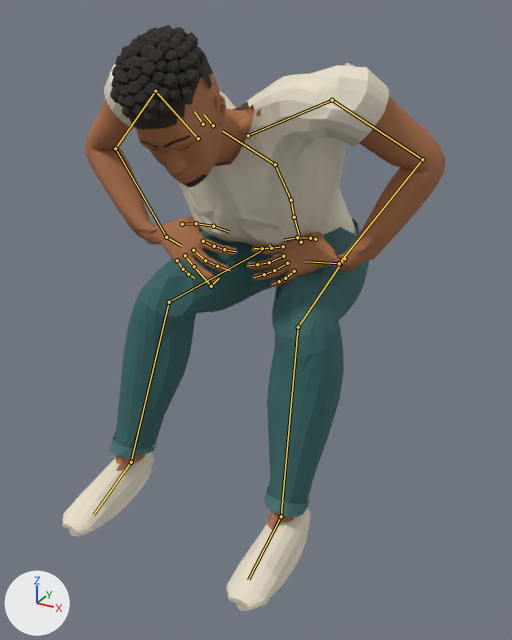
Two versions of the glTF model public/assets/reference_character.glb, one commit apart.
One viewpoint serves both versions: a camera (50 mm lens) standing at (0.763, -1.65, 1.243) and looking at (0.028, -0.315, 0.575). Every picture has the same lights, and +X, +Y and +Z are marked at lower left. The picture after the commit comes second. Both versions are drawn at frame 7 of the action 'SitExit'; the numbers are the values there. The bones that change, and the others that lie on the model, are drawn over the model as lines.

Objects in the first picture: 'Reference_Character'.
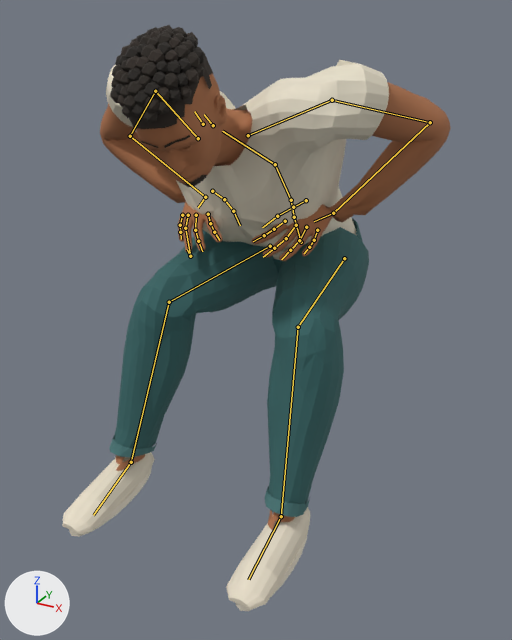
The edits, one by one:
Bone 'mixamorig:LeftArm' (bone_mixamorig_leftarm) turns from (64, 8, 2) to (52, 20, -6) degrees about its own x, y and z.
Bone 'mixamorig:LeftForeArm' (bone_mixamorig_leftforearm) turns from (45, -22, 14) to (66, -14, 20) degrees about its own x, y and z.
Bone 'mixamorig:LeftHand' (bone_mixamorig_lefthand) turns from (42, 54, 98) to (-90, 61, -47) degrees about its own x, y and z.
Bone 'mixamorig:RightArm' (bone_mixamorig_rightarm) turns from (54, 14, -31) to (54, 3, -23) degrees about its own x, y and z.
Bone 'mixamorig:RightForeArm' (bone_mixamorig_rightforearm) turns from (53, 20, -9) to (75, 12, -19) degrees about its own x, y and z.
Bone 'mixamorig:RightHand' (bone_mixamorig_righthand) turns from (13, -49, -48) to (-78, -49, 63) degrees about its own x, y and z.

Where the change shows, as pixel boxes (x1, y1, x2, y2) in the pictures (512 x 640 px):
'Reference_Character', posed: before (62, 25, 446, 611); after (62, 25, 451, 611)
bone 'mixamorig:LeftArm', root to tip: before (332, 100) to (422, 159); after (332, 100) to (430, 122)
bone 'mixamorig:LeftForeArm', root to tip: before (422, 159) to (339, 263); after (430, 122) to (333, 213)
bone 'mixamorig:LeftHand', root to tip: before (339, 263) to (305, 261); after (333, 213) to (314, 221)
bone 'mixamorig:RightArm', root to tip: before (155, 91) to (115, 148); after (155, 91) to (130, 136)
bone 'mixamorig:RightForeArm', root to tip: before (115, 148) to (166, 237); after (130, 136) to (205, 197)
bone 'mixamorig:RightHand', root to tip: before (166, 237) to (181, 245); after (205, 197) to (198, 207)
